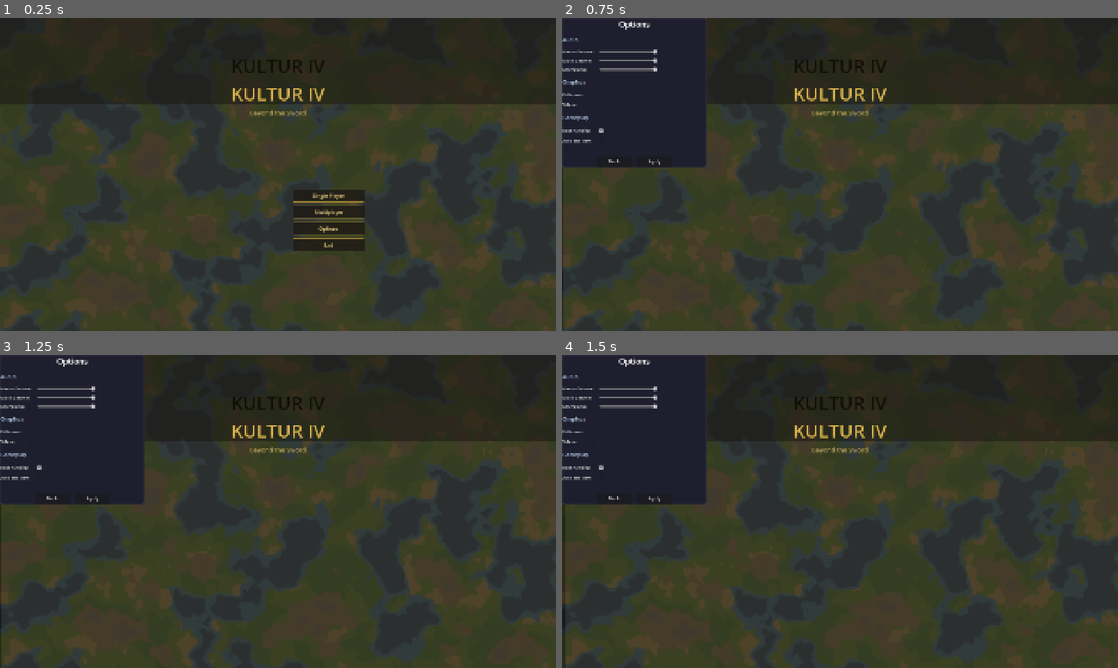
Above: before the commit, frames 1-4 (two rows, left to right).
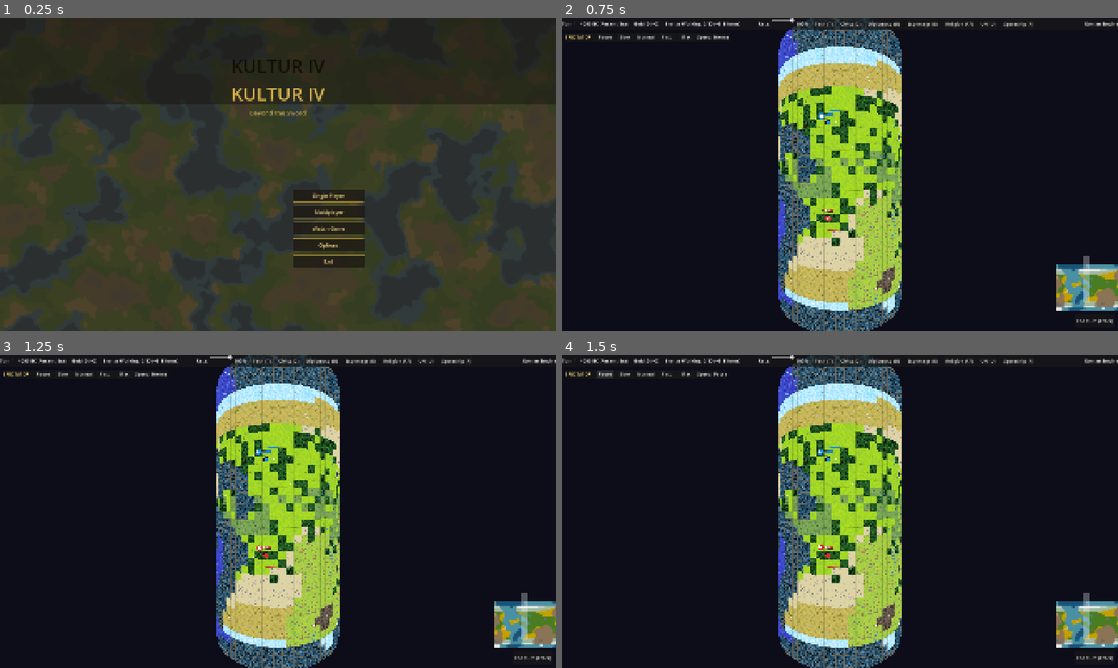
Above: after the commit, the same moments.

Repository: mammaspappa/KULTURIV
Game: Godot game, scene res://scenes/main/main_menu.tscn
Same seed, same stepped clock (60 frames per second), same inputs: the game is played once before the commit and once after it.
Inputs (mouse positions are in pixels of both pictures, inside the frame that each line leads up to):
- Up to frame 1 (0.25 s): no input
- Up to frame 2 (0.75 s): click (890, 227) at 0.5 s, where only the run after the commit has a clickable "Watch Game"
- Up to frame 3 (1.25 s): no input
- Up to frame 4 (1.5 s): click (606, 373) at 1.25 s, where only the run after the commit has a clickable "Pause"

The runs differ from the first frame. In frame 1, 0.6% of the frame differs, in the area x 52-66%, y 66-80%; in frame 2, 83%; in frame 3, 83%, in the area x 0-100%, y 0-100%; in frame 4, 83%.
Error after the commit: Invalid access to property or key 'at_war_with' on a base object of type 'Nil'. (res://scripts/ui/game_ui.gd:883)

Commit message:
Add spectator mode to watch AI games visually
- "Watch Game" button on main menu launches all-AI game with free camera
- Speed controls: Pause/Slow/Normal/Fast/Max with spectator UI panel
- No fog of war in spectator mode (full map visibility)
- Scoreboard shows all players (not just met civs)
- Top bar updates with first player's stats
- Auto-advancing turns with configurable delay between them

Co-Authored-By: Claude Opus 4.6 (1M context) <noreply@anthropic.com>

Diff:
--- a/scenes/main/game.gd
+++ b/scenes/main/game.gd
@@ -98,8 +98,14 @@
 	# Setup additional UI screens
 	_setup_ui_screens()
 
-	# Center camera on human player's starting unit
-	if GameManager.human_player and GameManager.human_player.units.size() > 0:
+	# Center camera
+	if GameManager.spectator_mode:
+		# Spectator: center on map middle
+		game_camera_3d.center_on_grid(Vector2i(map_width / 2, map_height / 2))
+		game_camera_3d.orbit_angle = game_camera_3d.target_orbit_angle
+		game_camera_3d.orbit_elevation = game_camera_3d.target_orbit_elevation
+		_build_spectator_ui()
+	elif GameManager.human_player and GameManager.human_player.units.size() > 0:
 		var start_unit = GameManager.human_player.units[0]
 		game_camera_3d.center_on_grid(start_unit.grid_position)
 		# Snap immediately (no interpolation on first frame)
@@ -107,6 +113,56 @@
 		game_camera_3d.orbit_elevation = game_camera_3d.target_orbit_elevation
 
 	print("[Game] 3D cylinder map setup complete")
+
+var spectator_speed_label: Label = null
+
+func _build_spectator_ui() -> void:
+	var panel = PanelContainer.new()
+	panel.set_anchors_preset(Control.PRESET_TOP_LEFT)
+	panel.offset_left = 10
+	panel.offset_top = 50
+	screen_ui_layer.add_child(panel)
+
+	var hbox = HBoxContainer.new()
+	hbox.add_theme_constant_override("separation", 8)
+	panel.add_child(hbox)
+
+	var title = Label.new()
+	title.text = "SPECTATOR"
+	title.add_theme_color_override("font_color", Color(1, 0.9, 0.5))
+	hbox.add_child(title)
+
+	var sep = VSeparator.new()
+	hbox.add_child(sep)
+
+	# Speed buttons
+	var speeds = {"Pause": 0.0, "Slow": 1.0, "Normal": 0.5, "Fast": 0.15, "Max": 0.0}
+	# Max uses 0 but we need to distinguish from Pause
+	for speed_name in ["Pause", "Slow", "Normal", "Fast", "Max"]:
+		var btn = Button.new()
+		btn.text = speed_name
+		btn.custom_minimum_size = Vector2(60, 30)
+		btn.pressed.connect(_on_spectator_speed.bind(speed_name))
+		hbox.add_child(btn)
+
+	spectator_speed_label = Label.new()
+	spectator_speed_label.text = "Speed: Normal"
+	hbox.add_child(spectator_speed_label)
+
+func _on_spectator_speed(speed_name: String) -> void:
+	match speed_name:
+		"Pause":
+			GameManager.spectator_speed = -1.0  # Negative = paused
+		"Slow":
+			GameManager.spectator_speed = 1.0
+		"Normal":
+			GameManager.spectator_speed = 0.5
+		"Fast":
+			GameManager.spectator_speed = 0.15
+		"Max":
+			GameManager.spectator_speed = 0.0
+	if spectator_speed_label:
+		spectator_speed_label.text = "Speed: %s" % speed_name
 
 func _unhandled_input(event: InputEvent) -> void:
 	# GameWorld is inside the SubViewport, which has handle_input_locally=false,
--- a/scenes/main/main_menu.gd
+++ b/scenes/main/main_menu.gd
@@ -190,6 +190,7 @@
 
 	_add_menu_button(main_menu_container, "Single Player", _on_single_player_pressed)
 	_add_menu_button(main_menu_container, "Multiplayer", _on_multiplayer_pressed)
+	_add_menu_button(main_menu_container, "Watch Game", _on_watch_game_pressed)
 	_add_menu_button(main_menu_container, "Options", _on_options_pressed)
 	_add_menu_button(main_menu_container, "Exit", _on_quit_pressed)
 
@@ -356,6 +357,20 @@
 	submenu_container.visible = false
 	main_menu_container.visible = true
 
+func _on_watch_game_pressed() -> void:
+	# Start spectator mode with default settings (all AI players)
+	var settings = {
+		"map_width": 64,
+		"map_height": 40,
+		"map_type": "fractal",
+		"num_players": 6,
+		"difficulty": 4,
+		"game_speed": 0,  # Quick
+		"ai_aggressiveness": "normal",
+		"spectator": true,
+	}
+	_on_start_game(settings)
+
 func _on_multiplayer_pressed() -> void:
 	if multiplayer_screen:
 		main_menu_container.visible = false
@@ -408,11 +423,14 @@
 						leader_text = label
 
 	if leader_text:
-		var civ_data = DataManager.get_civ(settings.get("human_civ", "rome"))
-		var leader_data = DataManager.get_leader(settings.get("human_leader", ""))
-		var civ_name = civ_data.get("name", "Unknown")
-		var leader_name = leader_data.get("name", settings.get("player_name", "Player"))
-		leader_text.text = "You are %s of the %s" % [leader_name, civ_name]
+		if settings.get("spectator", false):
+			leader_text.text = "Spectator Mode - Watching %d civilizations" % settings.get("num_players", 6)
+		else:
+			var civ_data = DataManager.get_civ(settings.get("human_civ", "rome"))
+			var leader_data = DataManager.get_leader(settings.get("human_leader", ""))
+			var civ_name = civ_data.get("name", "Unknown")
+			var leader_name = leader_data.get("name", settings.get("player_name", "Player"))
+			leader_text.text = "You are %s of the %s" % [leader_name, civ_name]
 
 	# Random quote
 	var quote_text = null
--- a/scripts/autoload/game_manager.gd
+++ b/scripts/autoload/game_manager.gd
@@ -34,6 +34,10 @@
 
 # First to discover tracking
 var first_to_discover: Dictionary = {}  # tech_id -> player_id who discovered first
+
+# Spectator mode (all AI, free camera, no fog of war)
+var spectator_mode: bool = false
+var spectator_speed: float = 0.5  # Seconds between turns (0 = max speed)
 
 # Options/Settings
 var edge_pan_enabled: bool = true
@@ -82,7 +86,11 @@
 	var is_mp = settings.get("multiplayer", false)
 	var num_players = settings.get("num_players", 2)
 
-	if is_mp:
+	spectator_mode = settings.get("spectator", false)
+
+	if spectator_mode:
+		_create_spectator_players(settings, num_players)
+	elif is_mp:
 		_create_multiplayer_players(settings, num_players)
 	else:
 		_create_singleplayer_players(settings, num_players)
@@ -111,6 +119,24 @@
 		var ai_player = PlayerClass.new()
 		ai_player.player_id = i
 		ai_player.civilization_id = ai_civs[i - 1] if i - 1 < ai_civs.size() else "barbarian"
+		ai_player.leader_id = _get_leader_for_civ(ai_player.civilization_id)
+		ai_player.player_name = DataManager.get_civ(ai_player.civilization_id).get("name", "Unknown")
+		ai_player.is_human = false
+		ai_player.team = i
+		ai_player.color = _get_player_color(i)
+		_initialize_player_techs(ai_player)
+		_initialize_player_civics(ai_player)
+		_initialize_player_traits(ai_player)
+		players.append(ai_player)
+
+func _create_spectator_players(settings: Dictionary, num_players: int) -> void:
+	# All players are AI — no human player
+	human_player = null
+	var ai_civs = _get_available_civs([])
+	for i in range(num_players):
+		var ai_player = PlayerClass.new()
+		ai_player.player_id = i
+		ai_player.civilization_id = ai_civs[i] if i < ai_civs.size() else "barbarian"
 		ai_player.leader_id = _get_leader_for_civ(ai_player.civilization_id)
 		ai_player.player_name = DataManager.get_civ(ai_player.civilization_id).get("name", "Unknown")
 		ai_player.is_human = false
--- a/scripts/autoload/turn_manager.gd
+++ b/scripts/autoload/turn_manager.gd
@@ -150,7 +150,23 @@
 	if not player.is_human:
 		_execute_ai_turn(player)
 		# Auto-advance to next player after AI turn
-		call_deferred("end_turn")
+		if GameManager.spectator_mode:
+			if GameManager.spectator_speed < 0:
+				# Paused — wait until unpaused, then advance
+				while GameManager.spectator_speed < 0 and not game_ended:
+					await get_tree().create_timer(0.1).timeout
+				if not game_ended:
+					call_deferred("end_turn")
+			elif GameManager.spectator_speed > 0:
+				# Delayed — wait then advance
+				await get_tree().create_timer(GameManager.spectator_speed).timeout
+				if not game_ended:
+					end_turn()
+			else:
+				# Max speed — no delay
+				call_deferred("end_turn")
+		else:
+			call_deferred("end_turn")
 
 func _end_turn_for_player(player) -> void:
 	if player == null:
--- a/scripts/map/game_tile.gd
+++ b/scripts/map/game_tile.gd
@@ -71,10 +71,10 @@
 func _draw() -> void:
 	if DisplayServer.get_name() == "headless":
 		return
-	# Check visibility for human player
+	# Check visibility for human player (spectator mode sees everything)
 	var human_player = GameManager.human_player
 	var vis_state = VisibilityState.VISIBLE  # Default to visible if no human player
-	if human_player != null:
+	if human_player != null and not GameManager.spectator_mode:
 		vis_state = get_visibility_for_player(human_player.player_id)
 
 	# Don't render unexplored tiles
--- a/scripts/ui/game_ui.gd
+++ b/scripts/ui/game_ui.gd
@@ -217,7 +217,12 @@
 				get_viewport().set_input_as_handled()
 
 func _on_turn_started(turn: int, player) -> void:
-	if player == GameManager.human_player:
+	if GameManager.spectator_mode:
+		# In spectator mode, update UI for the first player each round
+		if player == GameManager.players[0]:
+			_update_top_bar()
+			_update_scoreboard()
+	elif player == GameManager.human_player:
 		_update_top_bar()
 		_update_scoreboard()
 		# Clear skipped units list at start of turn
@@ -407,7 +412,10 @@
 
 	var player = GameManager.human_player
 	if player == null:
-		return
+		if GameManager.spectator_mode and GameManager.players.size() > 0:
+			player = GameManager.players[0]
+		else:
+			return
 
 	# Gold
 	if gold_label:
@@ -808,18 +816,24 @@
 	add_child(scoreboard_panel)
 
 func _update_scoreboard() -> void:
-	if scoreboard_container == null or GameManager.human_player == null:
+	if scoreboard_container == null:
+		return
+	if GameManager.human_player == null and not GameManager.spectator_mode:
 		return
 
 	for child in scoreboard_container.get_children():
 		child.queue_free()
 
-	# Collect met players + self, sorted by score (exclude barbarians)
+	# Collect players for scoreboard (exclude barbarians)
 	var entries = []
 	for player in GameManager.players:
 		if player.civilization_id == "barbarian":
 			continue
-		if player == GameManager.human_player or player.player_id in GameManager.human_player.met_players:
+		if GameManager.spectator_mode:
+			# Spectator sees all players
+			player.calculate_score()
+			entries.append(player)
+		elif player == GameManager.human_player or player.player_id in GameManager.human_player.met_players:
 			player.calculate_score()
 			entries.append(player)
 		elif not player.cities.is_empty():
